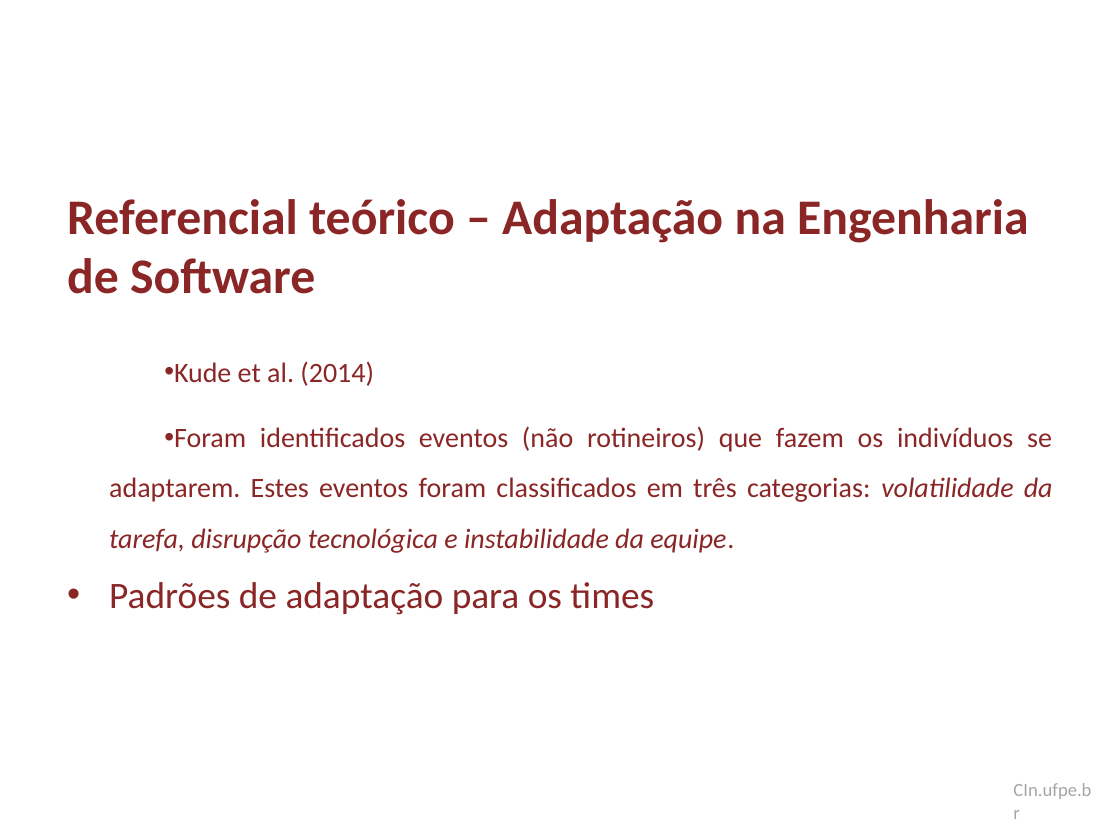
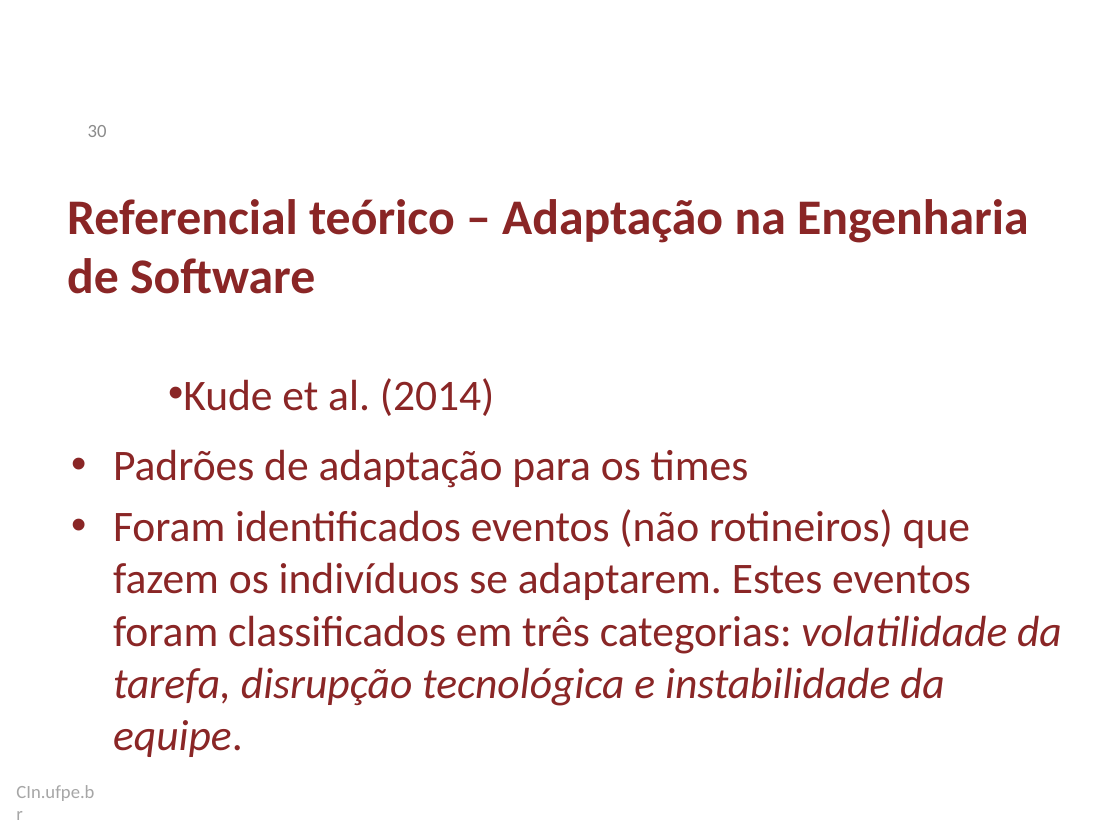
Before and after one commit to dan1lo/doutoradoR, a slide deck: slide 30 of apresentacao doutorado.pptx. Drawn at 1120x840 pixels with LibreOffice and Linux fonts; fonts in the diff are those of the drawing; background and template pictures are left out. Boxes give left, top, right and bottom in pixels: in the first picture for what was removed or moved away, otherwise in the second. Text is boxed around its words. In the diff, an @@ line names an element or a change of style, - is before the commit and + after.

```diff
--- a/apresentacao doutorado.pptx
+++ b/apresentacao doutorado.pptx
@@ page number added at (x1=88, y1=125, x2=107, y2=137), 12 pt, text #8C8C8C @@
+30
@@ text "Kude et al. (2014)" moved from (x1=109, y1=361, x2=1053, y2=615) to (x1=113, y1=378, x2=1062, y2=757) @@
@@ text at (x1=113, y1=378, x2=1062, y2=757): size 18 to 28 pt in "Kude et al. (2014)", "Foram identificados eventos (não rotineiros) que fazem ..."; line spacing 1.5 to 1.4; more space between paragraphs; alignment justified to left; indent changed; line spacing 1.5 to 1; less space between paragraphs @@
@@ text at (x1=113, y1=449, x2=749, y2=488): paragraph added @@
+• Padrões de adaptação para os times
@@ text at (x1=109, y1=582, x2=654, y2=615): paragraph removed @@
-• Padrões de adaptação para os times
@@ text "CIn.ufpe.br" moved from (x1=1013, y1=783, x2=1091, y2=799) to (x1=16, y1=785, x2=94, y2=801) @@
```
Also in this commit, not shown: 98 other slides changed, 3 slides added, 4 slides removed, 1 other file.
